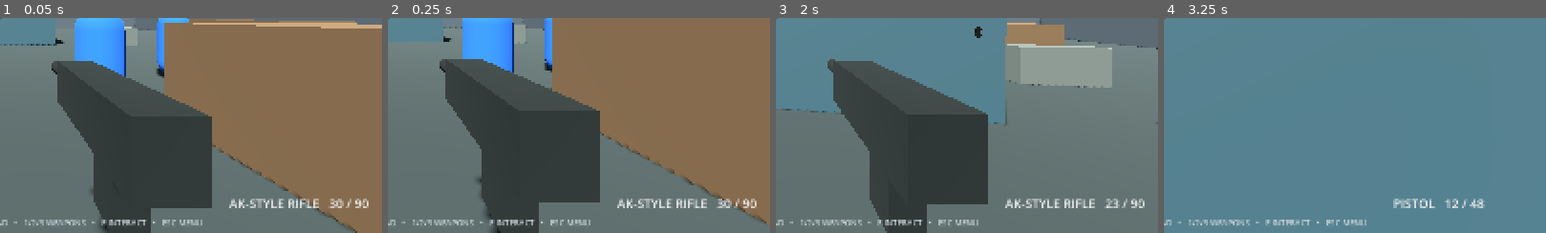
Above: before the commit, frames 1-4 (left to right).
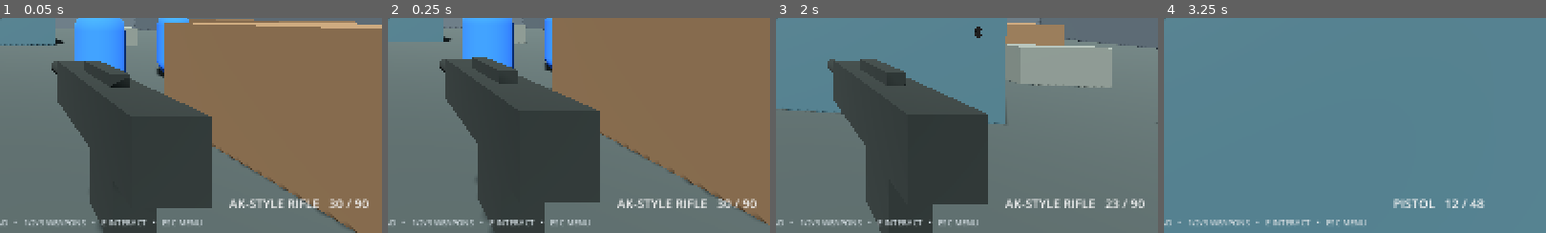
Above: after the commit, the same moments.

Repository: a89526425040-creator/ks2
Game: Godot game, scene res://Main.tscn
Same seed, same stepped clock (60 frames per second), same inputs: the game is played once before the commit and once after it.
Inputs (mouse positions are % of the whole screen's width and height, from its top left):
- Up to frame 1 (0.05 s): no input
- Up to frame 2 (0.25 s): no input
- Up to frame 3 (2 s): tap Enter at 0.5 s; move the mouse to (55, 50) at 0.52 s; press the mouse at (55, 50) at 0.53 s; hold W (move_forward) from 0.53 s (still down); tap Space (jump) at 0.77, 1.52 s; move the mouse to (45, 50) at 1.27 s; release the mouse at (45, 50) at 1.28 s; tap E (interact) at 1.35 s
- Up to frame 4 (3.25 s): keep holding W (move_forward); move the mouse to (52, 48) at 2.02 s; hold 1 (weapon_1) 2.03-2.78 s; move the mouse to (49, 52) at 2.77 s; tap 2 (weapon_2) at 2.85 s; tap Space (jump) at 3.02 s
The pictures show only the part of the screen within x 50-100%, y 50-100%; the shares and areas given below are measured in that part.

The runs differ from the first frame. In frame 1, 0.8% of the frame differs, in the area x 23-41%, y 20-100%; in frame 2, 0.8%; in frame 3, 0.9%, in the area x 22-41%, y 19-100%; in frame 4, nothing differs.

Commit message:
Add visible weapon reload animation

Diff:
--- a/main.gd
+++ b/main.gd
@@ -35,6 +35,10 @@
 var player_speed := 7.2
 var player_velocity := Vector3.ZERO
 var weapon_view: Node3D
+var weapon_magazine: MeshInstance3D
+var weapon_bolt: MeshInstance3D
+var reload_elapsed := 0.0
+var reload_duration := 1.8
 var muzzle_flash: MeshInstance3D
 var muzzle_clock := 0.0
 var weapon_recoil := 0.0
@@ -179,6 +183,20 @@
 	grip.position = Vector3(0,-0.17,-0.12)
 	grip.material_override = mat
 	weapon_root.add_child(grip)
+	weapon_magazine = MeshInstance3D.new()
+	var magazine_mesh := BoxMesh.new()
+	magazine_mesh.size = Vector3(0.11, 0.24, 0.16)
+	weapon_magazine.mesh = magazine_mesh
+	weapon_magazine.position = Vector3(0, -0.18, -0.12)
+	weapon_magazine.material_override = mat
+	weapon_root.add_child(weapon_magazine)
+	weapon_bolt = MeshInstance3D.new()
+	var bolt_mesh := BoxMesh.new()
+	bolt_mesh.size = Vector3(0.055, 0.045, 0.22)
+	weapon_bolt.mesh = bolt_mesh
+	weapon_bolt.position = Vector3(0, 0.105, -0.23)
+	weapon_bolt.material_override = mat
+	weapon_root.add_child(weapon_bolt)
 	muzzle_flash = MeshInstance3D.new()
 	var flash_mesh := SphereMesh.new()
 	flash_mesh.radius = 0.055
@@ -290,15 +308,39 @@
 	if is_instance_valid(weapon_view):
 		var bob := sin(Time.get_ticks_msec() * 0.012) * 0.006
 		weapon_view.position = Vector3(0.34, -0.28 + bob, -0.58 + weapon_recoil)
+		weapon_view.rotation = Vector3.ZERO
+		if reload_clock > 0.0:
+			reload_elapsed += delta
+			var progress := clampf(reload_elapsed / maxf(reload_duration, 0.01), 0.0, 1.0)
+			var dip := sin(progress * PI)
+			weapon_view.position.y -= 0.22 * dip
+			weapon_view.position.x += 0.10 * dip
+			weapon_view.rotation.z = -0.48 * dip
+			weapon_view.rotation.x = 0.20 * dip
+			var magazine_out := clampf((progress - 0.16) / 0.18, 0.0, 1.0) * (1.0 - clampf((progress - 0.62) / 0.18, 0.0, 1.0))
+			if is_instance_valid(weapon_magazine):
+				weapon_magazine.position.y = -0.18 - 0.28 * magazine_out
+			if is_instance_valid(weapon_bolt):
+				weapon_bolt.position.z = -0.23 + 0.10 * sin(progress * PI)
+		else:
+			if is_instance_valid(weapon_magazine):
+				weapon_magazine.position = Vector3(0, -0.18, -0.12)
+			if is_instance_valid(weapon_bolt):
+				weapon_bolt.position.z = -0.23
 	if is_instance_valid(muzzle_flash):
 		muzzle_flash.visible = muzzle_clock > 0.0
 	if reload_clock > 0:
 		reload_clock -= delta
 		if reload_clock <= 0:
+			reload_clock = 0.0
 			var need: int = magazine_sizes[weapon] - ammo
 			var take := mini(need,reserve_ammo)
 			ammo += take
 			reserve_ammo -= take
+			if is_instance_valid(weapon_magazine):
+				weapon_magazine.position = Vector3(0, -0.18, -0.12)
+			if is_instance_valid(weapon_view):
+				weapon_view.rotation = Vector3.ZERO
 
 func _fire() -> void:
 	if ammo <= 0:
@@ -379,8 +421,10 @@
 func _reload() -> void:
 	if reload_clock > 0 or ammo >= magazine_sizes[weapon] or reserve_ammo <= 0:
 		return
-	reload_clock = [1.8,1.3,2.5][weapon]
-	_show_message("RELOADING...", 1.0)
+	reload_duration = [1.8,1.3,2.5][weapon]
+	reload_clock = reload_duration
+	reload_elapsed = 0.0
+	_show_message("RELOADING...", reload_duration)
 
 func _select_weapon(index: int) -> void:
 	weapon = clampi(index,0,2)
